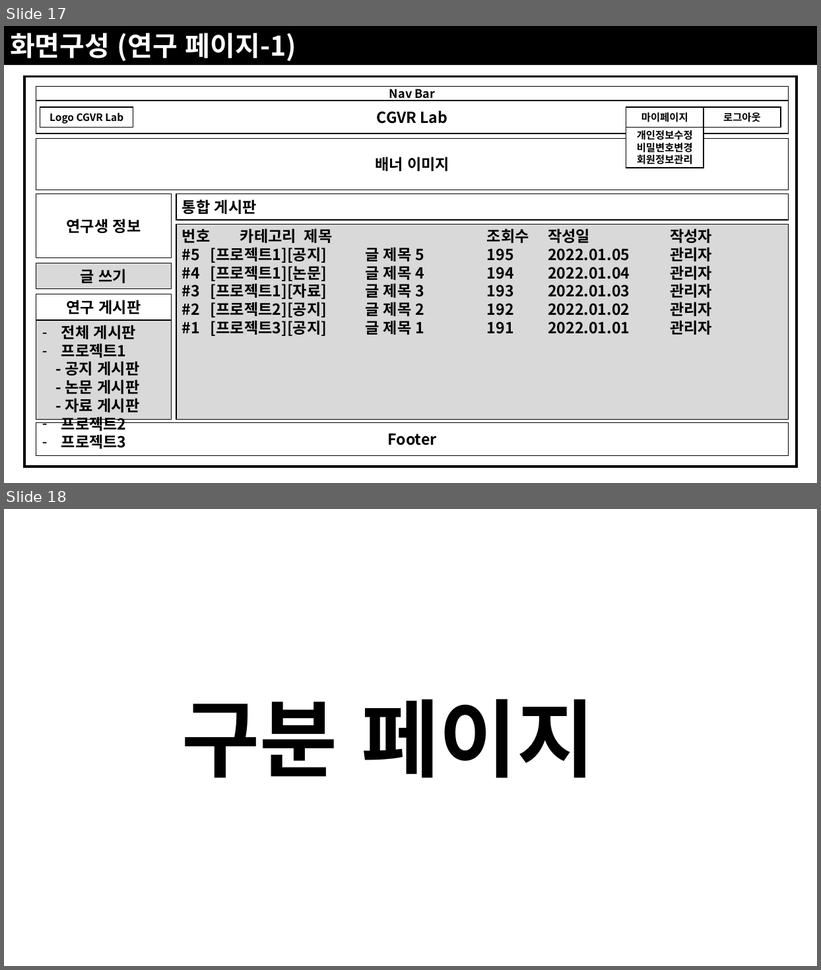
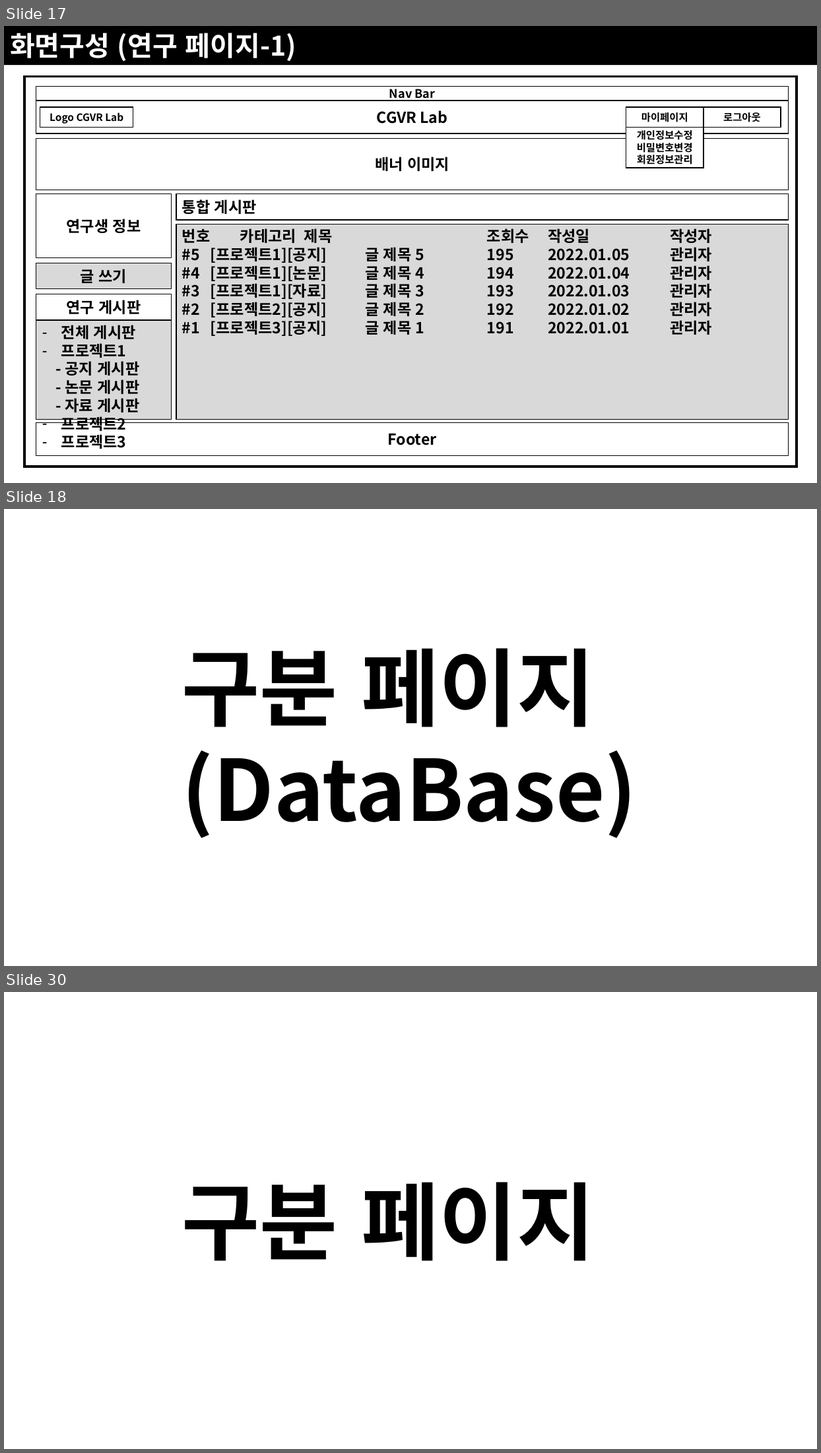
Before and after one commit to JoSihun/CGVR_Lab, a slide deck: documents/01_프로젝트_개발계획.pptx. Shown one above the other, each under a label of ours: slides 17 and 18 before the commit, slides 17, 18 and 30 after it; the slides between them are not shown. The pictures are 821x970 and 821x1453 pixels, drawn with LibreOffice and Linux fonts; fonts in the diff are those of the drawing. Boxes give left, top, right and bottom in pixels: in the first picture for what was removed or moved away, otherwise in the second. Text is boxed around its words. In the diff, an @@ line names an element or a change of style, - is before the commit and + after.

```diff
--- a/documents/01_프로젝트_개발계획.pptx
+++ b/documents/01_프로젝트_개발계획.pptx
@@ slide 18 added at <box>4,509,817,966</box>, background #FFFFFF @@
@@ text added at <box>182,648,637,838</box>, 100 pt, text #000000, bold @@
+구분 페이지
+(DataBase)
@@ what was slide 18 is now slide 30 @@
```
Also in this commit, not shown: 1 slide changed, 11 other slides added, 1 other file.
